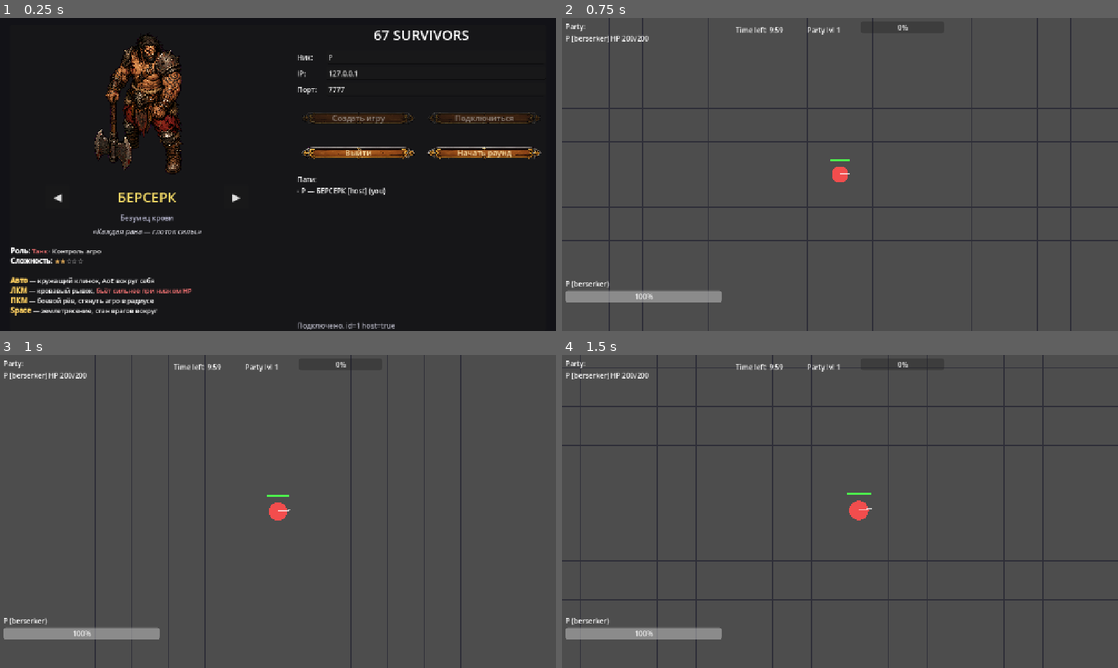
Above: before the commit, frames 1-4 (two rows, left to right).
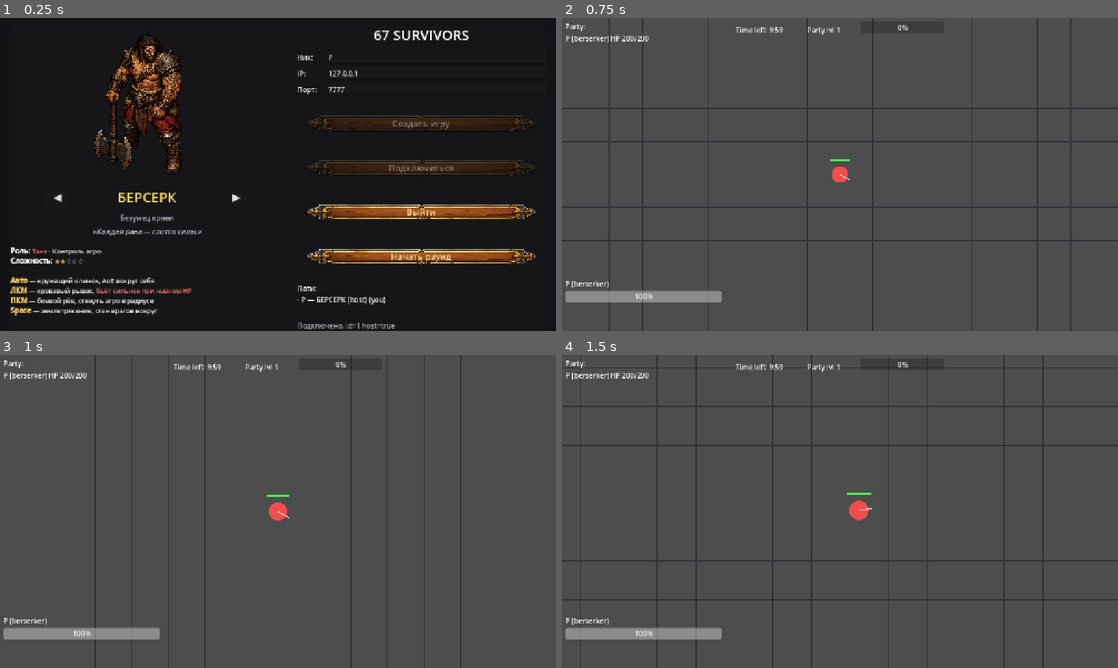
Above: after the commit, the same moments.

Repository: vvbeliaev/67-survivors
Game: Godot game, scene res://scenes/lobby.tscn
Two runs of this game, one before a commit and one after it. Both use one fixed random seed, a clock stepped at 60 frames per second and the inputs below.
Inputs (mouse positions are in pixels of both pictures, inside the frame that each line leads up to):
- Up to frame 1 (0.25 s): no input
- Up to frame 2 (0.75 s): click "Начать раунд" at 0.5 s
- Up to frame 3 (1 s): no input
- Up to frame 4 (1.5 s): tap Enter at 1.25 s; move the mouse to (962, 495) at 1.27 s; press the mouse at (962, 495) at 1.28 s; hold D (move_right) from 1.28 s (still down)

The runs differ from the first frame. In frame 1, 7.3% of the frame differs, in the area x 53-98%, y 30-92%; in frame 2, less than 0.1%; in frame 3, less than 0.1%; in frame 4, nothing differs.

Commit message:
Stack lobby buttons vertically full-width
Two HBox rows replaced by single VBox with 4 full-width buttons.
Each button is now ~520x96, much closer to the texture's 4.7:1
aspect — short labels like "Выйти" no longer stretch the wood
panel disproportionately.

Co-Authored-By: Claude Opus 4.7 (1M context) <noreply@anthropic.com>

Diff:
--- a/scenes/lobby.tscn
+++ b/scenes/lobby.tscn
@@ -160,69 +160,63 @@
 text = "7777"
 
 [node name="Buttons" type="VBoxContainer" parent="Center/Panel/HBox/RightCol"]
-theme_override_constants/separation = 8
-
-[node name="HostJoin" type="HBoxContainer" parent="Center/Panel/HBox/RightCol/Buttons"]
-theme_override_constants/separation = 8
-
-[node name="Host" type="Button" parent="Center/Panel/HBox/RightCol/Buttons/HostJoin"]
+theme_override_constants/separation = 6
+
+[node name="Host" type="Button" parent="Center/Panel/HBox/RightCol/Buttons"]
 text = "Создать игру"
 size_flags_horizontal = 3
-custom_minimum_size = Vector2(0, 72)
-theme_override_styles/normal = SubResource("StyleBoxTexture_btn_normal")
-theme_override_styles/hover = SubResource("StyleBoxTexture_btn_hover")
-theme_override_styles/pressed = SubResource("StyleBoxTexture_btn_pressed")
-theme_override_styles/disabled = SubResource("StyleBoxTexture_btn_disabled")
-theme_override_styles/focus = SubResource("StyleBoxTexture_btn_hover")
-theme_override_colors/font_color = Color(0.97, 0.88, 0.65, 1)
-theme_override_colors/font_hover_color = Color(1, 0.95, 0.75, 1)
-theme_override_colors/font_pressed_color = Color(0.85, 0.78, 0.55, 1)
-theme_override_font_sizes/font_size = 18
-
-[node name="Join" type="Button" parent="Center/Panel/HBox/RightCol/Buttons/HostJoin"]
+custom_minimum_size = Vector2(0, 96)
+theme_override_styles/normal = SubResource("StyleBoxTexture_btn_normal")
+theme_override_styles/hover = SubResource("StyleBoxTexture_btn_hover")
+theme_override_styles/pressed = SubResource("StyleBoxTexture_btn_pressed")
+theme_override_styles/disabled = SubResource("StyleBoxTexture_btn_disabled")
+theme_override_styles/focus = SubResource("StyleBoxTexture_btn_hover")
+theme_override_colors/font_color = Color(0.97, 0.88, 0.65, 1)
+theme_override_colors/font_hover_color = Color(1, 0.95, 0.75, 1)
+theme_override_colors/font_pressed_color = Color(0.85, 0.78, 0.55, 1)
+theme_override_font_sizes/font_size = 20
+
+[node name="Join" type="Button" parent="Center/Panel/HBox/RightCol/Buttons"]
 text = "Подключиться"
 size_flags_horizontal = 3
-custom_minimum_size = Vector2(0, 72)
-theme_override_styles/normal = SubResource("StyleBoxTexture_btn_normal")
-theme_override_styles/hover = SubResource("StyleBoxTexture_btn_hover")
-theme_override_styles/pressed = SubResource("StyleBoxTexture_btn_pressed")
-theme_override_styles/disabled = SubResource("StyleBoxTexture_btn_disabled")
-theme_override_styles/focus = SubResource("StyleBoxTexture_btn_hover")
-theme_override_colors/font_color = Color(0.97, 0.88, 0.65, 1)
-theme_override_colors/font_hover_color = Color(1, 0.95, 0.75, 1)
-theme_override_colors/font_pressed_color = Color(0.85, 0.78, 0.55, 1)
-theme_override_font_sizes/font_size = 18
-
-[node name="LeaveStart" type="HBoxContainer" parent="Center/Panel/HBox/RightCol/Buttons"]
-theme_override_constants/separation = 8
-
-[node name="Leave" type="Button" parent="Center/Panel/HBox/RightCol/Buttons/LeaveStart"]
+custom_minimum_size = Vector2(0, 96)
+theme_override_styles/normal = SubResource("StyleBoxTexture_btn_normal")
+theme_override_styles/hover = SubResource("StyleBoxTexture_btn_hover")
+theme_override_styles/pressed = SubResource("StyleBoxTexture_btn_pressed")
+theme_override_styles/disabled = SubResource("StyleBoxTexture_btn_disabled")
+theme_override_styles/focus = SubResource("StyleBoxTexture_btn_hover")
+theme_override_colors/font_color = Color(0.97, 0.88, 0.65, 1)
+theme_override_colors/font_hover_color = Color(1, 0.95, 0.75, 1)
+theme_override_colors/font_pressed_color = Color(0.85, 0.78, 0.55, 1)
+theme_override_font_sizes/font_size = 20
+
+[node name="Leave" type="Button" parent="Center/Panel/HBox/RightCol/Buttons"]
 text = "Выйти"
 size_flags_horizontal = 3
-custom_minimum_size = Vector2(0, 72)
-theme_override_styles/normal = SubResource("StyleBoxTexture_btn_normal")
-theme_override_styles/hover = SubResource("StyleBoxTexture_btn_hover")
-theme_override_styles/pressed = SubResource("StyleBoxTexture_btn_pressed")
-theme_override_styles/disabled = SubResource("StyleBoxTexture_btn_disabled")
-theme_override_styles/focus = SubResource("StyleBoxTexture_btn_hover")
-theme_override_colors/font_color = Color(0.97, 0.88, 0.65, 1)
-theme_override_colors/font_hover_color = Color(1, 0.95, 0.75, 1)
-theme_override_colors/font_pressed_color = Color(0.85, 0.78, 0.55, 1)
-theme_override_font_sizes/font_size = 18
-
-[node name="Start" type="Button" parent="Center/Panel/HBox/RightCol/Buttons/LeaveStart"]
+custom_minimum_size = Vector2(0, 96)
+theme_override_styles/normal = SubResource("StyleBoxTexture_btn_normal")
+theme_override_styles/hover = SubResource("StyleBoxTexture_btn_hover")
+theme_override_styles/pressed = SubResource("StyleBoxTexture_btn_pressed")
+theme_override_styles/disabled = SubResource("StyleBoxTexture_btn_disabled")
+theme_override_styles/focus = SubResource("StyleBoxTexture_btn_hover")
+theme_override_colors/font_color = Color(0.97, 0.88, 0.65, 1)
+theme_override_colors/font_hover_color = Color(1, 0.95, 0.75, 1)
+theme_override_colors/font_pressed_color = Color(0.85, 0.78, 0.55, 1)
+theme_override_font_sizes/font_size = 20
+
+[node name="Start" type="Button" parent="Center/Panel/HBox/RightCol/Buttons"]
 text = "Начать раунд"
 size_flags_horizontal = 3
-custom_minimum_size = Vector2(0, 72)
-theme_override_styles/normal = SubResource("StyleBoxTexture_btn_normal")
-theme_override_styles/hover = SubResource("StyleBoxTexture_btn_hover")
-theme_override_styles/pressed = SubResource("StyleBoxTexture_btn_pressed")
-theme_override_styles/disabled = SubResource("StyleBoxTexture_btn_disabled")
-theme_override_styles/focus = SubResource("StyleBoxTexture_btn_hover")
-theme_override_colors/font_color = Color(0.97, 0.88, 0.65, 1)
-theme_override_colors/font_hover_color = Color(1, 0.95, 0.75, 1)
-theme_override_colors/font_pressed_color = Color(0.85, 0.78, 0.55, 1)
-theme_override_font_sizes/font_size = 18
+custom_minimum_size = Vector2(0, 96)
+theme_override_styles/normal = SubResource("StyleBoxTexture_btn_normal")
+theme_override_styles/hover = SubResource("StyleBoxTexture_btn_hover")
+theme_override_styles/pressed = SubResource("StyleBoxTexture_btn_pressed")
+theme_override_styles/disabled = SubResource("StyleBoxTexture_btn_disabled")
+theme_override_styles/focus = SubResource("StyleBoxTexture_btn_hover")
+theme_override_colors/font_color = Color(0.97, 0.88, 0.65, 1)
+theme_override_colors/font_hover_color = Color(1, 0.95, 0.75, 1)
+theme_override_colors/font_pressed_color = Color(0.85, 0.78, 0.55, 1)
+theme_override_font_sizes/font_size = 20
 
 [node name="Roster" type="Label" parent="Center/Panel/HBox/RightCol"]
 text = "Пати:\n(пусто)"
--- a/scripts/lobby.gd
+++ b/scripts/lobby.gd
@@ -36,10 +36,10 @@
 @onready var class_name_label: Label = $Center/Panel/HBox/ClassPicker/Arrows/ClassName
 @onready var subtitle_label: Label = $Center/Panel/HBox/ClassPicker/Subtitle
 @onready var desc_label: RichTextLabel = $Center/Panel/HBox/ClassPicker/Description
-@onready var host_btn: Button = $Center/Panel/HBox/RightCol/Buttons/HostJoin/Host
-@onready var join_btn: Button = $Center/Panel/HBox/RightCol/Buttons/HostJoin/Join
-@onready var leave_btn: Button = $Center/Panel/HBox/RightCol/Buttons/LeaveStart/Leave
-@onready var start_btn: Button = $Center/Panel/HBox/RightCol/Buttons/LeaveStart/Start
+@onready var host_btn: Button = $Center/Panel/HBox/RightCol/Buttons/Host
+@onready var join_btn: Button = $Center/Panel/HBox/RightCol/Buttons/Join
+@onready var leave_btn: Button = $Center/Panel/HBox/RightCol/Buttons/Leave
+@onready var start_btn: Button = $Center/Panel/HBox/RightCol/Buttons/Start
 @onready var roster_label: Label = $Center/Panel/HBox/RightCol/Roster
 @onready var status_label: Label = $Center/Panel/HBox/RightCol/Status
 
